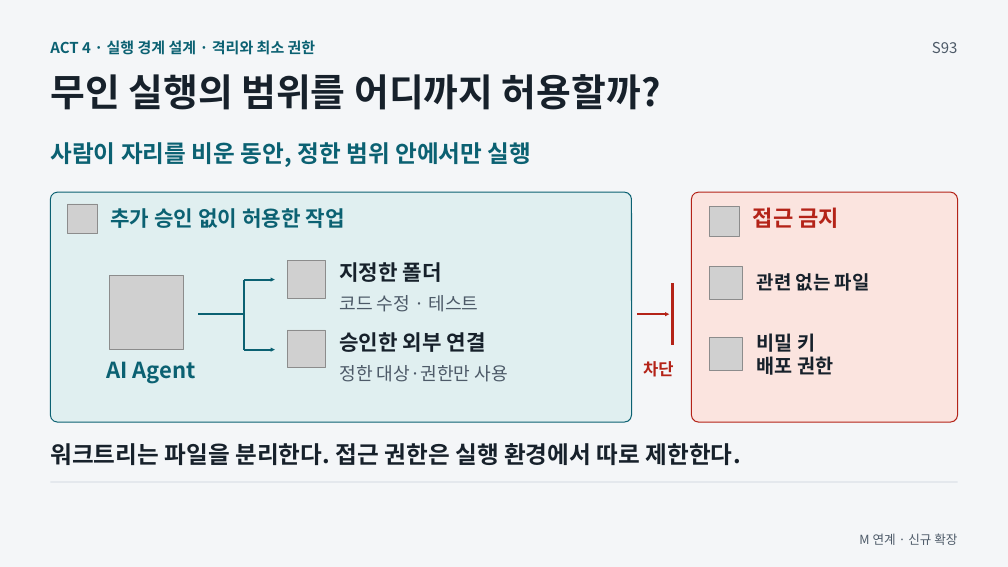
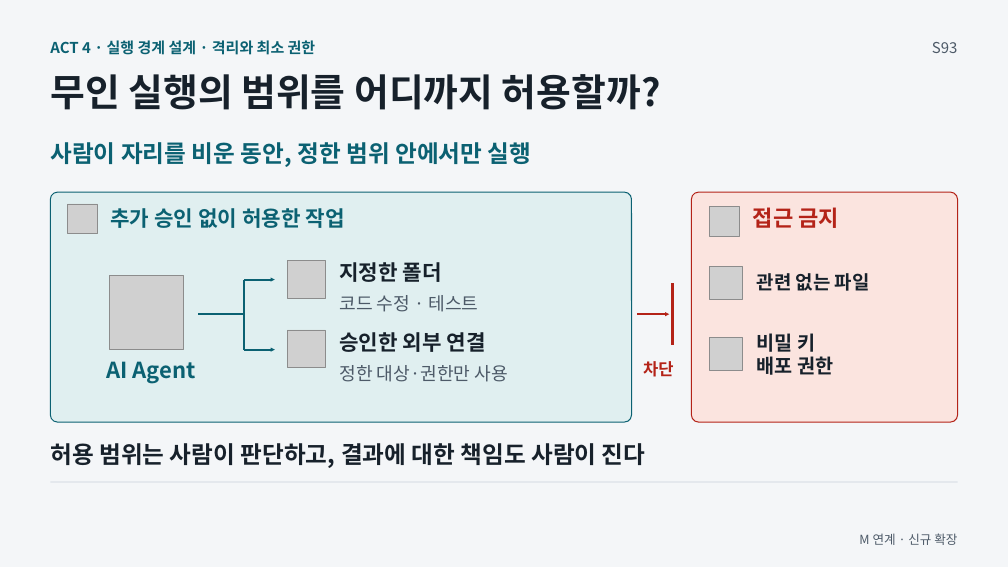
Before and after one commit to GideokKim/ai-dev-training, a slide deck: slide 16 of production/ACT_4.pptx. Drawn at 1008x567 pixels with LibreOffice and Linux fonts; fonts in the diff are those of the drawing; grey boxes stand for pictures. Boxes give left, top, right and bottom in pixels: in the first picture for what was removed or moved away, otherwise in the second. Text is boxed around its words. In the diff, an @@ line names an element or a change of style, - is before the commit and + after.

```diff
--- a/production/ACT_4.pptx
+++ b/production/ACT_4.pptx
@@ text at <box>50,443,646,468</box>: text changed @@
-워크트리는 파일을 분리한다. 접근 권한은 실행 환경에서 따로 제한한다.
+허용 범위는 사람이 판단하고, 결과에 대한 책임도 사람이 진다
```
Also in this commit, not shown: 21 other files.
